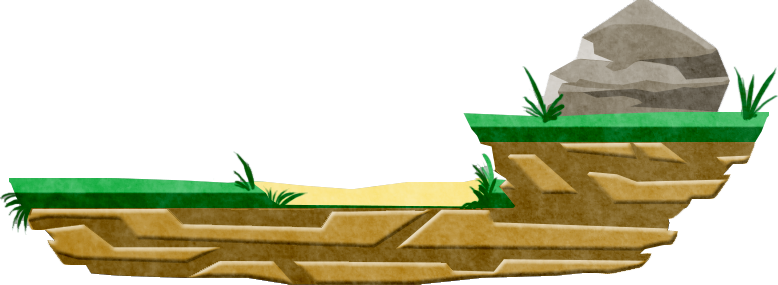
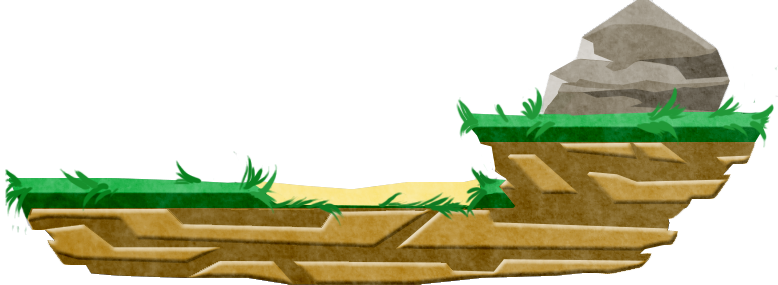
Layered file, before and after one edit (778x285). Changes by layer:
added layer "grass" above "Layer 3" over bbox(5, 87, 774, 229)
painted on "Layer 3" over bbox(0, 66, 778, 235)
painted on "Layer 0" over bbox(0, 66, 778, 231)
